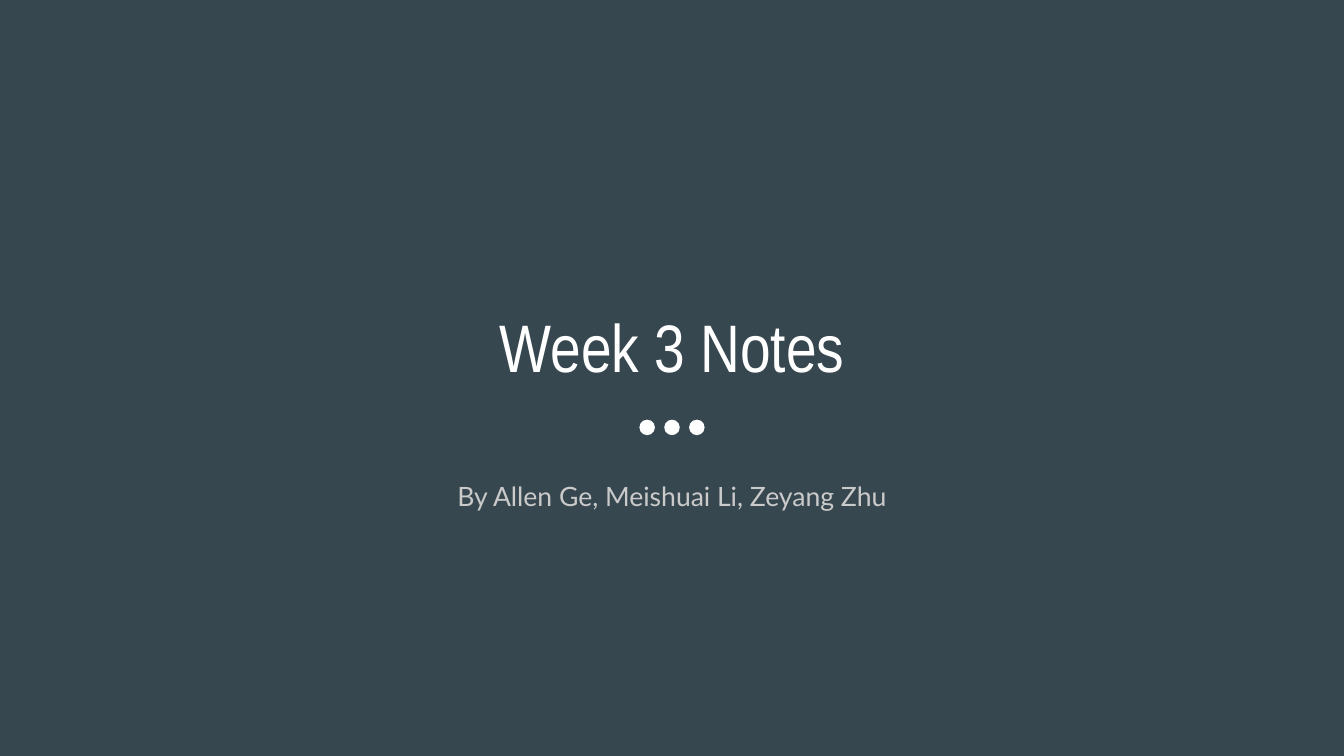
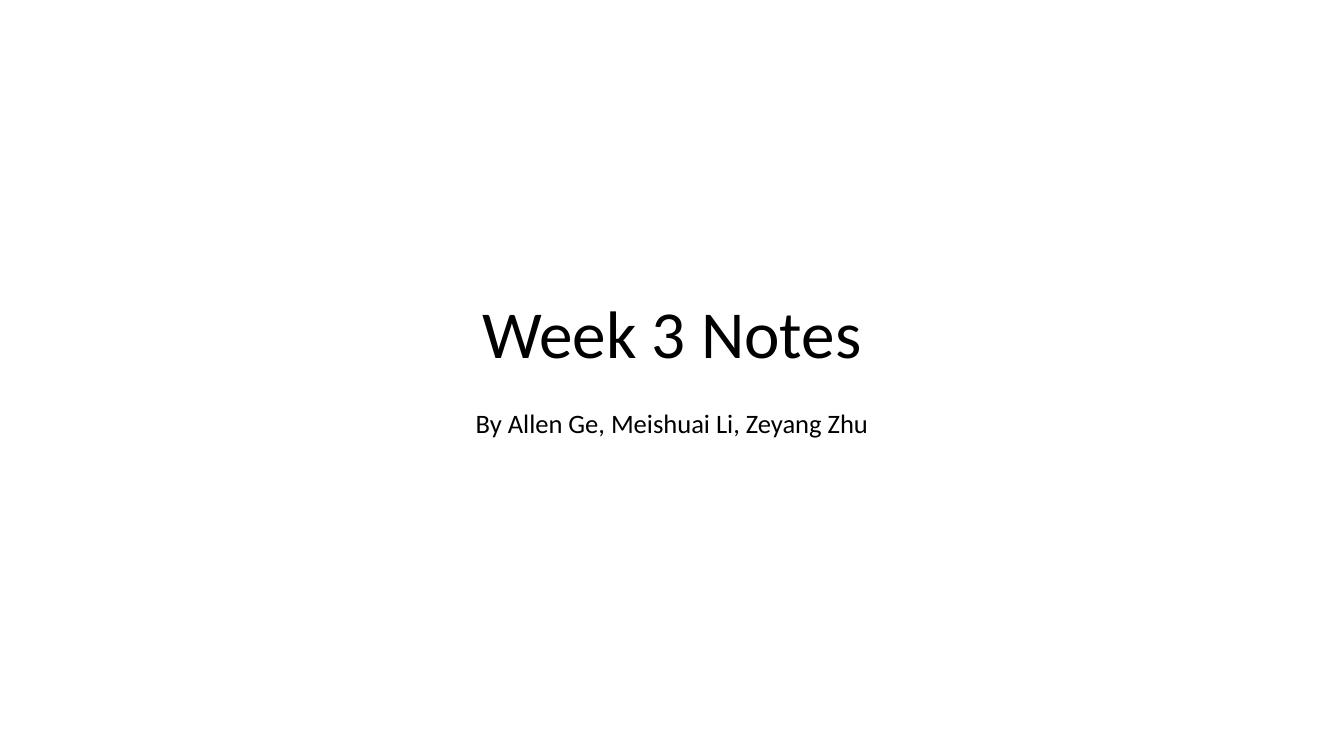
Before and after one commit to AmulyaYadav/EmergingTrendsML, a slide deck: slide 1 of pdf/Week_3/Main.pptx. Drawn at 1344x756 pixels with LibreOffice and Linux fonts; fonts in the diff are those of the drawing. Boxes give left, top, right and bottom in pixels: in the first picture for what was removed or moved away, otherwise in the second. Text is boxed around its words. In the diff, an @@ line names an element or a change of style, - is before the commit and + after.

Commit message:
Change to unified ppt theme.

```diff
--- a/pdf/Week_3/Main.pptx
+++ b/pdf/Week_3/Main.pptx
@@ background #37474F to #FFFFFF @@
@@ title "Week 3 Notes": place and size @@
-title "Week 3 Notes" at box(499, 323, 844, 373)
+title "Week 3 Notes" at box(482, 311, 861, 359)
@@ title "Week 3 Notes" at box(482, 311, 861, 359): font Arial Narrow to Calibri, text colour #FFFFFF to #000000; line spacing 1 to 0.9 @@
@@ subtitle "By Allen Ge, Meishuai Li, ...": place and size @@
-subtitle "By Allen Ge, Meishuai Li, ..." at box(457, 486, 886, 511)
+subtitle "By Allen Ge, Meishuai Li, ..." at box(476, 414, 868, 438)
@@ subtitle "By Allen Ge, Meishuai Li, ..." at box(476, 414, 868, 438): font Lato to Calibri, text colour #CACACA to #000000; line spacing 1 to 0.9 @@
@@ ellipse removed at box(639, 419, 654, 435) @@
@@ ellipse removed at box(664, 419, 680, 435) @@
@@ ellipse removed at box(690, 419, 705, 435) @@
```
Also in this commit, not shown: 11 other slides changed, 6 other files.
